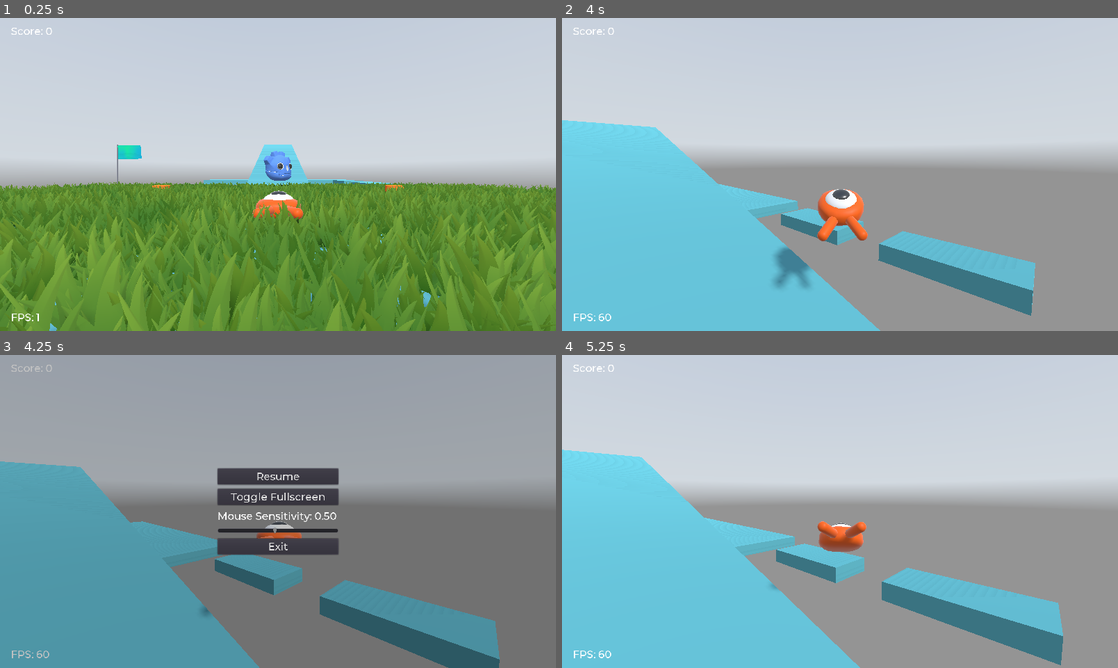
Above: before the commit, frames 1-4 (two rows, left to right).
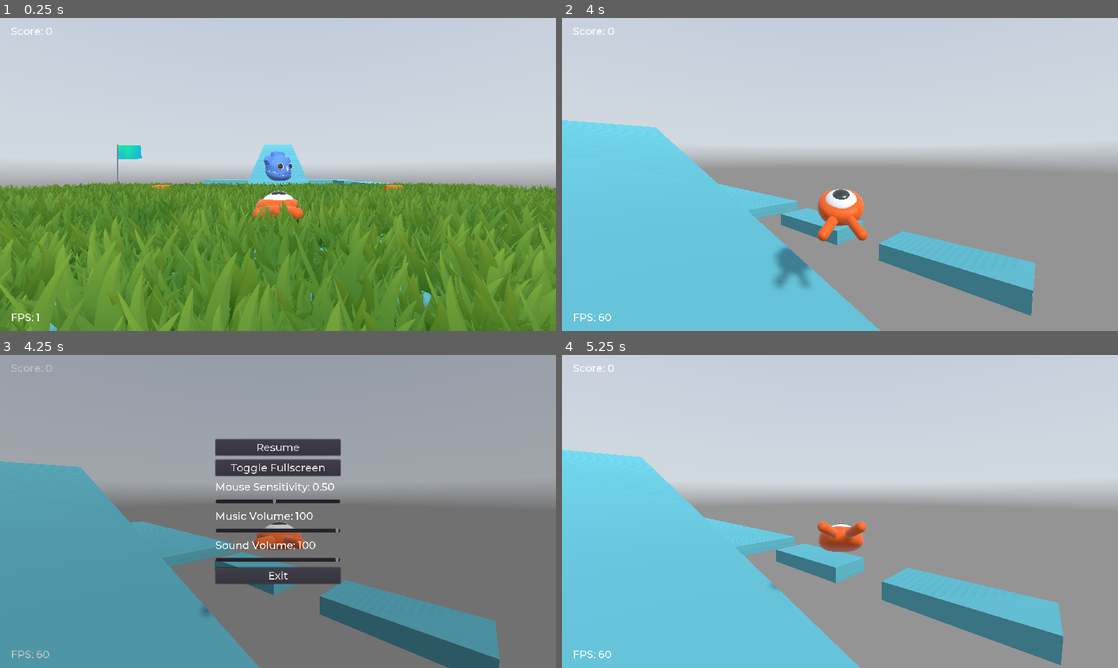
Above: after the commit, the same moments.

Repository: telmotrooper/squash-the-creeps
Game: Godot game, scene res://Main.tscn
Same seed, same stepped clock (60 frames per second), same inputs: the game is played once before the commit and once after it. A sky picture missing from this copy of the repository is replaced by a grey-blue gradient.
Inputs (mouse positions are in pixels of both pictures, inside the frame that each line leads up to):
- Up to frame 1 (0.25 s): no input
- Up to frame 2 (4 s): tap Enter (ui_accept) at 0.5 s; move the mouse to (867, 174) at 0.52 s; hold Up (move_forward) from 0.53 s (still down); tap Delete at 0.6, 2.1, 3.6 s; click (867, 174) at 0.67 s; tap Space (jump) at 0.77, 1.52, 3.02, 3.77 s; move the mouse to (812, 174) at 1.27 s; tap Shift at 1.35, 2.85 s; click (812, 174) at 1.42 s; move the mouse to (851, 168) at 2.02 s; click (851, 168) at 2.17 s; move the mouse to (834, 180) at 2.77 s; click (834, 180) at 2.92 s; move the mouse to (878, 177) at 3.52 s; click (878, 177) at 3.67 s
- Up to frame 3 (4.25 s): keep holding Up (move_forward); tap Escape (pause) at 4.15 s
- Up to frame 4 (5.25 s): release Up (move_forward) at 4.25 s; drag from (673, 464) to (756, 433) at 4.27 s; click "Resume" at 5 s

Frames 1-2 are identical in both runs. In frame 3, 6.8% of the frame differs, in the area x 38-62%, y 26-74%; in frame 4, nothing differs.

Commit message:
Feat/volume (#7)
* Working with audio buses

* Added sliders meant to control volume

* Working on volume controls

* Adjusted configuration to fill missing fields

* Reading initial volume correctly

* Changing volume with sliders

* Refactoring on volume handling

Diff:
--- a/Configuration.gd
+++ b/Configuration.gd
@@ -3,16 +3,39 @@
 var file_path = "user://settings.cfg"
 onready var config = ConfigFile.new()
 
+const min_volume = -60
+const max_volume = 0
+
 func _ready():
   var load_file = config.load(file_path)
 
   if load_file != OK:
-    config.set_value("controls", "mouse_sensitivity", 0.5)
-    config.set_value("display", "fullscreen", false)
     config.save(file_path)
 
+  # Set default values if missing
+  if not config.has_section_key("audio", "music_volume"):
+    config.set_value("audio", "music_volume", 100)
+
+  if not config.has_section_key("audio", "sound_volume"):
+    config.set_value("audio", "sound_volume", 100)
+
+  if not config.has_section_key("controls", "mouse_sensitivity"):
+    config.set_value("controls", "mouse_sensitivity", 0.5)
+
+  if not config.has_section_key("display", "fullscreen"):
+    config.set_value("display", "fullscreen", false)
+
+  # Handle fullscreen
   if config.get_value("display", "fullscreen") == true:
     OS.window_fullscreen = true
+
+  # Handle music volume
+  var music_volume = config.get_value("audio", "music_volume")
+  set_volume("Music", music_volume)
+
+  # Handle sound volume
+  var sound_volume = config.get_value("audio", "sound_volume")
+  set_volume("Sound", sound_volume)
 
 func update_setting(section, key, value):
   config.set_value(section, key, value)
@@ -20,3 +43,11 @@
 
 func get_value(section, key):
   return config.get_value(section, key)
+
+func denormalize_volume(volume: float):
+  return (max_volume - min_volume) * volume/100 + min_volume
+
+func set_volume(bus_name: String, volume: float):
+  var bus_index = AudioServer.get_bus_index(bus_name)
+  var volume_in_db = denormalize_volume(volume)
+  AudioServer.set_bus_volume_db(bus_index, volume_in_db)
--- a/GameState.tscn
+++ b/GameState.tscn
@@ -10,8 +10,10 @@
 [node name="BGM" type="AudioStreamPlayer" parent="."]
 stream = ExtResource( 1 )
 autoplay = true
+bus = "Music"
 
 [node name="Audio" type="Node" parent="."]
 script = ExtResource( 2 )
 
 [node name="AudioStreamPlayer1" type="AudioStreamPlayer" parent="Audio"]
+bus = "Sound"
--- a/Pause.gd
+++ b/Pause.gd
@@ -1,15 +1,32 @@
 extends Control
 
 const sensitivity_text = "Mouse Sensitivity: %.2f"
+const music_volume_text = "Music Volume: %d"
+const sound_volume_text = "Sound Volume: %d"
 
 func _ready():
   $VBoxContainer/SensitivityLabel.text = sensitivity_text % Configuration.get_value("controls", "mouse_sensitivity")
   $VBoxContainer/SensitivitySlider.value = Configuration.get_value("controls", "mouse_sensitivity")
 
+  $VBoxContainer/MusicVolumeLabel.text = music_volume_text % Configuration.get_value("audio", "music_volume")
+  $VBoxContainer/MusicVolumeSlider.value = Configuration.get_value("audio", "music_volume")
+
+  $VBoxContainer/SoundVolumeLabel.text = sound_volume_text % Configuration.get_value("audio", "sound_volume")
+  $VBoxContainer/SoundVolumeSlider.value = Configuration.get_value("audio", "sound_volume")
+
 func _on_SensitivitySlider_value_changed(value):
   Configuration.update_setting("controls", "mouse_sensitivity", value)
   $VBoxContainer/SensitivityLabel.text = sensitivity_text % value
 
+func _on_MusicVolumeSlider_value_changed(value):
+  Configuration.update_setting("audio", "music_volume", value)
+  $VBoxContainer/MusicVolumeLabel.text = music_volume_text % value
+  Configuration.set_volume("Music", value)
+
+func _on_SoundVolumeSlider_value_changed(value):
+  Configuration.update_setting("audio", "sound_volume", value)
+  $VBoxContainer/SoundVolumeLabel.text = sound_volume_text % value
+  Configuration.set_volume("Sound", value)
 
 func pause():
   get_tree().paused = not get_tree().paused
--- a/default_bus_layout.tres
+++ b/default_bus_layout.tres
@@ -1,3 +1,15 @@
 [gd_resource type="AudioBusLayout" format=2]
 
 [resource]
+bus/1/name = "Music"
+bus/1/solo = false
+bus/1/mute = false
+bus/1/bypass_fx = false
+bus/1/volume_db = 0
+bus/1/send = "Master"
+bus/2/name = "Sound"
+bus/2/solo = false
+bus/2/mute = false
+bus/2/bypass_fx = false
+bus/2/volume_db = 0
+bus/2/send = "Master"
--- a/ui/UserInterface.tscn
+++ b/ui/UserInterface.tscn
@@ -74,10 +74,10 @@
 anchor_top = 0.5
 anchor_right = 0.5
 anchor_bottom = 0.5
-margin_left = -139.0
-margin_top = -99.0
-margin_right = 139.0
-margin_bottom = 99.0
+margin_left = -144.0
+margin_top = -166.0
+margin_right = 144.0
+margin_bottom = 166.0
 custom_constants/separation = 10
 alignment = 1
 __meta__ = {
@@ -85,38 +85,64 @@
 }
 
 [node name="ResumeButton" type="Button" parent="Pause/VBoxContainer"]
-margin_right = 278.0
+margin_right = 288.0
 margin_bottom = 37.0
 text = "Resume"
 
 [node name="ToggleFullscreenButton" type="Button" parent="Pause/VBoxContainer"]
 margin_top = 47.0
-margin_right = 278.0
+margin_right = 288.0
 margin_bottom = 84.0
 text = "Toggle Fullscreen"
 
 [node name="SensitivityLabel" type="Label" parent="Pause/VBoxContainer"]
 margin_top = 94.0
-margin_right = 278.0
+margin_right = 288.0
 margin_bottom = 125.0
 text = "Mouse Sensitivity: "
 
 [node name="SensitivitySlider" type="HSlider" parent="Pause/VBoxContainer"]
 margin_top = 135.0
-margin_right = 278.0
+margin_right = 288.0
 margin_bottom = 151.0
 min_value = 0.05
 max_value = 1.0
 step = 0.05
 value = 0.1
 
+[node name="MusicVolumeLabel" type="Label" parent="Pause/VBoxContainer"]
+margin_top = 161.0
+margin_right = 288.0
+margin_bottom = 192.0
+text = "Music Volume: "
+
+[node name="MusicVolumeSlider" type="HSlider" parent="Pause/VBoxContainer"]
+margin_top = 202.0
+margin_right = 288.0
+margin_bottom = 218.0
+value = 100.0
+
+[node name="SoundVolumeLabel" type="Label" parent="Pause/VBoxContainer"]
+margin_top = 228.0
+margin_right = 288.0
+margin_bottom = 259.0
+text = "Sound Volume: "
+
+[node name="SoundVolumeSlider" type="HSlider" parent="Pause/VBoxContainer"]
+margin_top = 269.0
+margin_right = 288.0
+margin_bottom = 285.0
+value = 100.0
+
 [node name="ExitButton" type="Button" parent="Pause/VBoxContainer"]
-margin_top = 161.0
-margin_right = 278.0
-margin_bottom = 198.0
+margin_top = 295.0
+margin_right = 288.0
+margin_bottom = 332.0
 text = "Exit"
 
 [connection signal="pressed" from="Pause/VBoxContainer/ResumeButton" to="Pause" method="_on_ResumeButton_pressed"]
 [connection signal="pressed" from="Pause/VBoxContainer/ToggleFullscreenButton" to="Pause" method="_on_ToggleFullscreenButton_pressed"]
 [connection signal="value_changed" from="Pause/VBoxContainer/SensitivitySlider" to="Pause" method="_on_SensitivitySlider_value_changed"]
+[connection signal="value_changed" from="Pause/VBoxContainer/MusicVolumeSlider" to="Pause" method="_on_MusicVolumeSlider_value_changed"]
+[connection signal="value_changed" from="Pause/VBoxContainer/SoundVolumeSlider" to="Pause" method="_on_SoundVolumeSlider_value_changed"]
 [connection signal="pressed" from="Pause/VBoxContainer/ExitButton" to="Pause" method="_on_ExitButton_pressed"]
